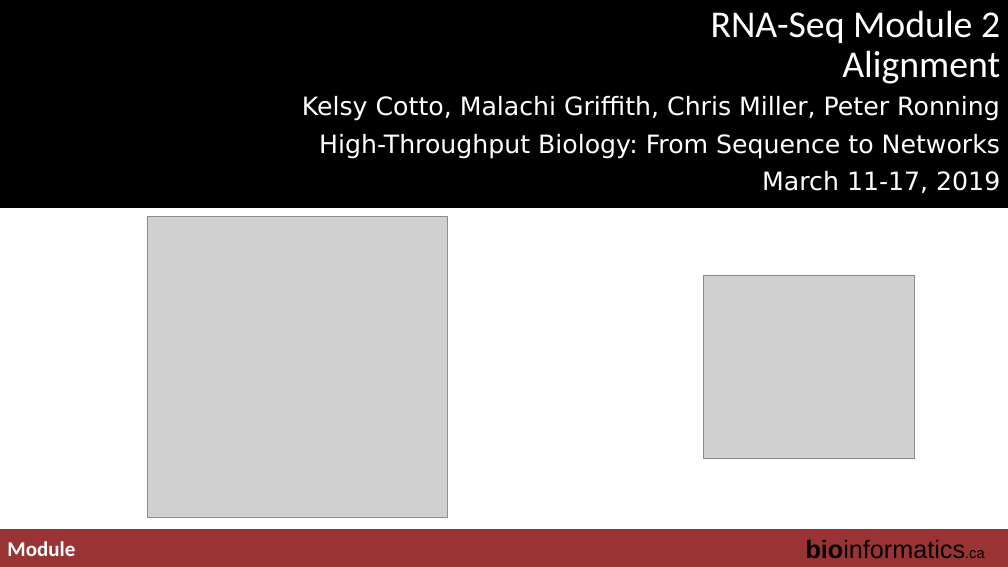
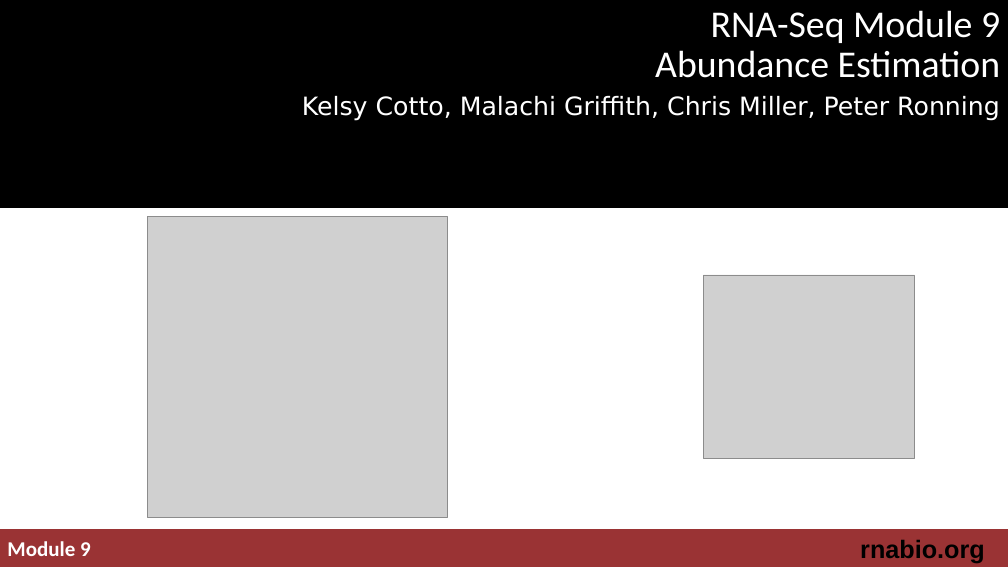
Before and after one commit to griffithlab/rnabio.org, a slide deck: slide 1 of assets/lectures/cbw-cshl/2019/mini/RNASeq_MiniLecture_09_01_AbundanceEstimation.pptx (slide 3 before the commit). Drawn at 1008x567 pixels with LibreOffice and Linux fonts; fonts in the diff are those of the drawing; grey boxes stand for pictures; background and template pictures are left out. Boxes give left, top, right and bottom in pixels: in the first picture for what was removed or moved away, otherwise in the second. Text is boxed around its words. In the diff, an @@ line names an element or a change of style, - is before the commit and + after.

```diff
--- a/assets/lectures/cbw-cshl/2019/mini/RNASeq_MiniLecture_09_01_AbundanceEstimation.pptx
+++ b/assets/lectures/cbw-cshl/2019/mini/RNASeq_MiniLecture_09_01_AbundanceEstimation.pptx
@@ title at [655,10,1001,78]: text changed @@
-RNA-Seq Module 2
-Alignment
+RNA-Seq Module 9
+Abundance Estimation
@@ subtitle at [319,134,1000,193]: paragraphs removed @@
-High-Throughput Biology: From Sequence to Networks
-March 11-17, 2019
@@ text at [860,539,985,563]: text changed; bold on @@
-bioinformatics.ca
+rnabio.org
@@ text at [7,541,91,556]: text changed @@
-Module
+Module 9
```
Also in this commit, not shown: 9 other slides changed, 2 slides removed, 6 other files.
